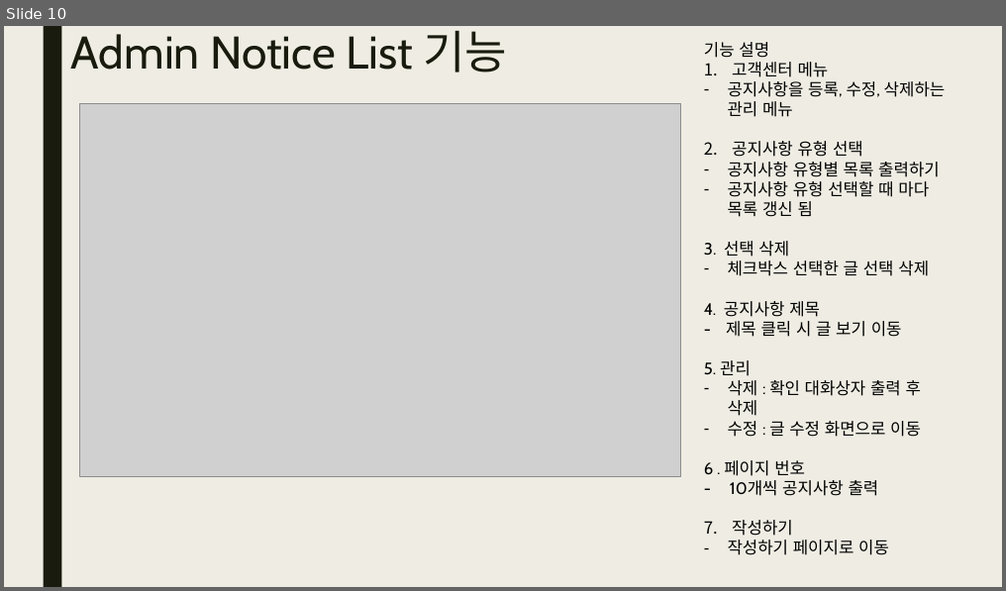
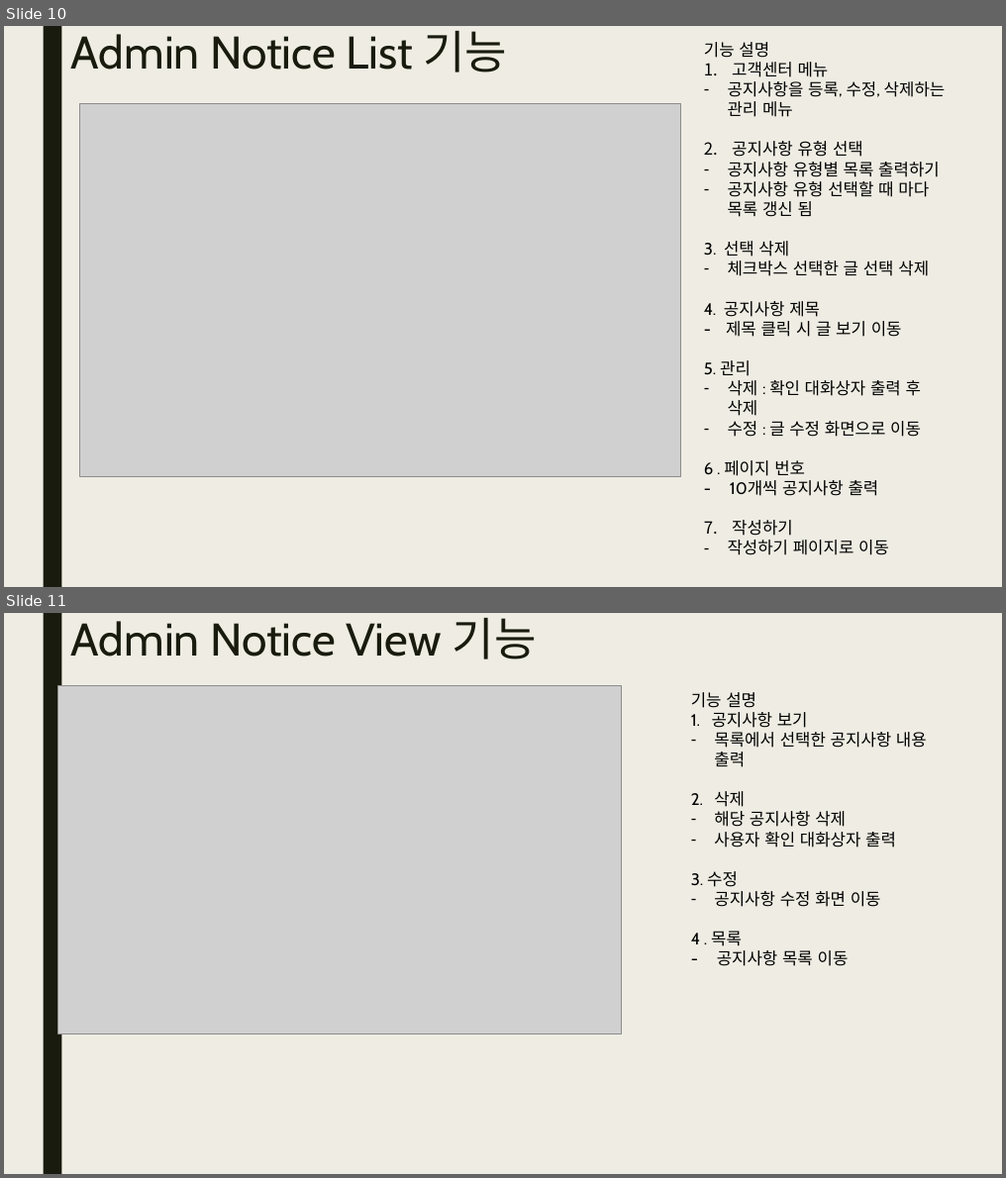
Before and after one commit to yndgow/Kmarket1, a slide deck: 보고서/발표보고서 홍민준.pptx. Shown one above the other, each under a label of ours: slide 10 before the commit, slides 10 and 11 after it. The pictures are 1006x591 and 1006x1178 pixels, drawn with LibreOffice and Linux fonts; fonts in the diff are those of the drawing; grey boxes stand for pictures. Boxes give left, top, right and bottom in pixels: in the first picture for what was removed or moved away, otherwise in the second. Text is boxed around its words. In the diff, an @@ line names an element or a change of style, - is before the commit and + after.

Commit message:
2022/12/28 ppt admin cs 쪽 추가

```diff
--- a/보고서/발표보고서 홍민준.pptx
+++ b/보고서/발표보고서 홍민준.pptx
@@ slide 11 added at (4,613,1002,1174), background #EFEDE3; not listed: 1 template element that a slide beside it also shows @@
@@ title added at (71,617,537,660), 44 pt, text #191B0E @@
+Admin Notice View 기능
@@ picture added at (57,685,621,1034) @@
@@ text added at (691,692,927,966), 16 pt, text #000000 @@
+기능 설명
+1. 공지사항 보기
+– 목록에서 선택한 공지사항 내용 출력
+2. 삭제
+– 해당 공지사항 삭제
+– 사용자 확인 대화상자 출력
+3. 수정
+– 공지사항 수정 화면 이동
+4 . 목록
+- 공지사항 목록 이동
```
Also in this commit, not shown: 8 other slides added.
